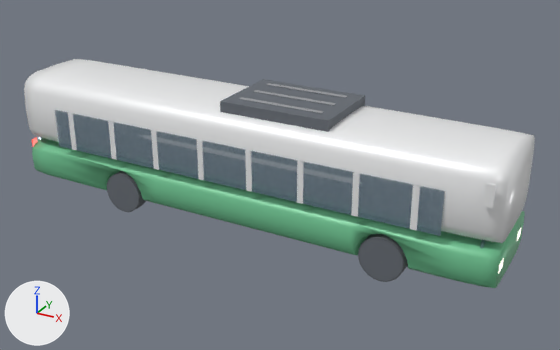
A saved change to the glTF model ClientWeb/src/assets/models/vehicles/bus.glb.
Both versions are drawn from a 50 mm camera at (0.859, -1.441, 0.848) aimed at (0.059, 0.013, 0.121). Arrows for +X, +Y and +Z are at lower left; the lights stay in place. The older version comes first.

In view in the first picture: 'VehicleBus'.
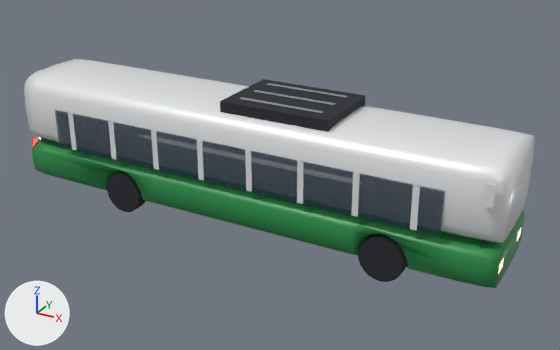
What differs and where, as boxes (x1, y1, x2, y2) in the pictures (560 x 350 px):
'VehicleBus', recoloured
    both: (30, 73, 525, 288)

The change in detail:
Material 'BusTeal' (mat_busteal) changes colour from green #71c493 to green #2a8c4a; in linear values from (0.165, 0.549, 0.29) to (0.0232, 0.262, 0.0685).
Material 'VehicleDark' (mat_vehicledark) changes colour from grey #666c73 to black #22262c; in linear values from (0.133, 0.149, 0.173) to (0.016, 0.0194, 0.0252).
Material 'Glass' (mat_glass) changes colour from blue #738c9d to dark blue #2c4356; in linear values from (0.173, 0.263, 0.337) to (0.0252, 0.0561, 0.0931).
